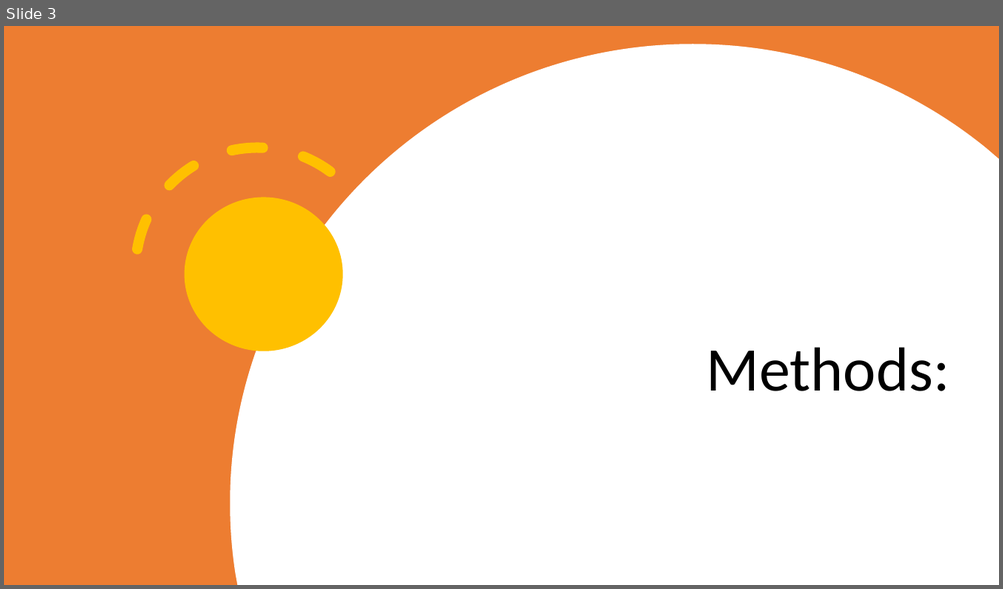
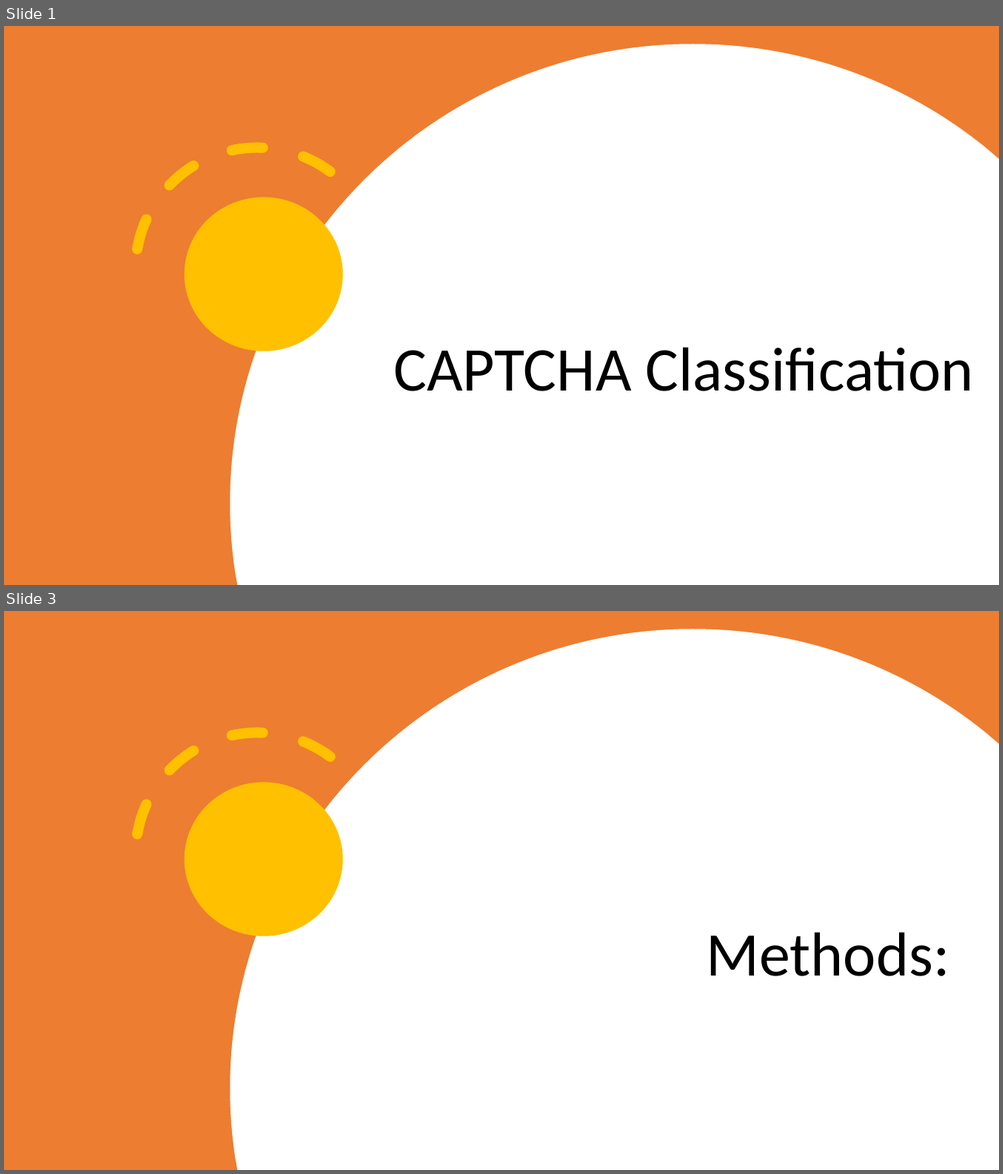
Before and after one commit to bidlekm/Captcha_Detection, a slide deck: Intro2IA_Mini_Project_complete/mini_project/presentation.pptm. Shown one above the other, each under a label of ours: slide 3 before the commit, slides 1 and 3 after it; the slides between them are not shown. The pictures are 1003x589 and 1003x1174 pixels, drawn with LibreOffice and Linux fonts; fonts in the diff are those of the drawing. Boxes give left, top, right and bottom in pixels: in the first picture for what was removed or moved away, otherwise in the second. Text is boxed around its words. In the diff, an @@ line names an element or a change of style, - is before the commit and + after.

```diff
--- a/Intro2IA_Mini_Project_complete/mini_project/presentation.pptm
+++ b/Intro2IA_Mini_Project_complete/mini_project/presentation.pptm
@@ slide 1 added at (4,26,999,585), background #FFFFFF @@
@@ rectangle added at (4,26,999,585), fill #ED7D31 @@
@@ freeform shape added at (230,44,999,585), fill #FFFFFF @@
@@ arc (boxed as its full ellipse) added at (86,98,429,441), outline #FFC000 10 pt dashed @@
@@ ellipse added at (185,198,343,352), fill #FFC000 @@
@@ title added at (393,347,973,392), 60 pt, text #000000 @@
+CAPTCHA Classification
```
Also in this commit, not shown: 5 slides changed, 1 other slide added, 2 slides removed.
